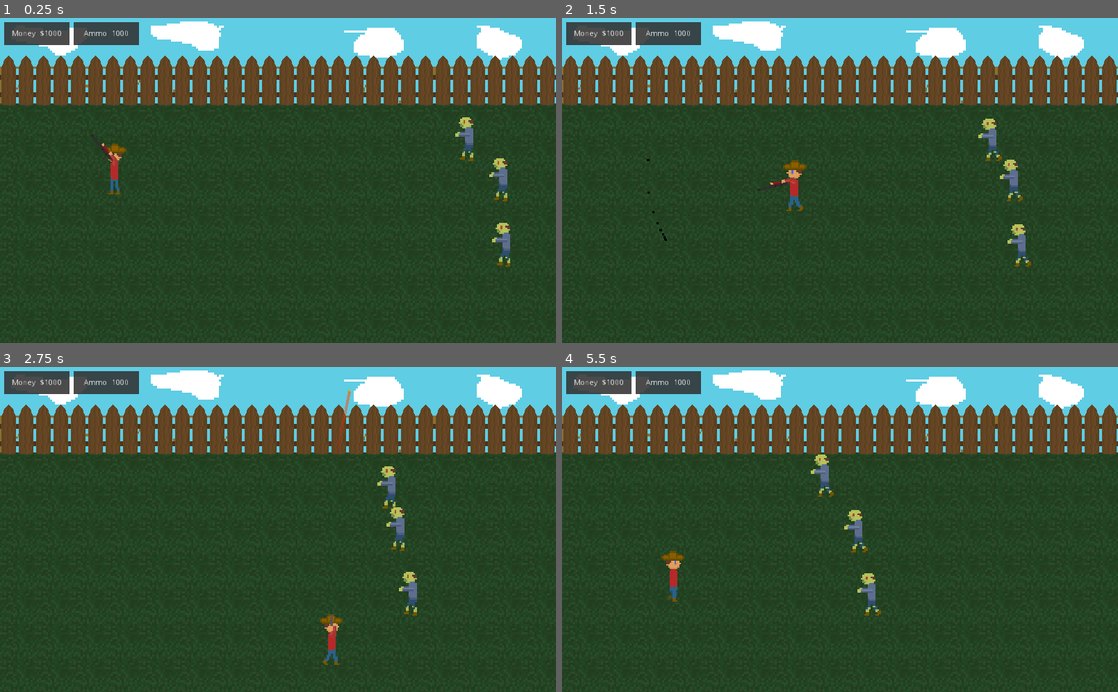
Above: before the commit, frames 1-4 (two rows, left to right).
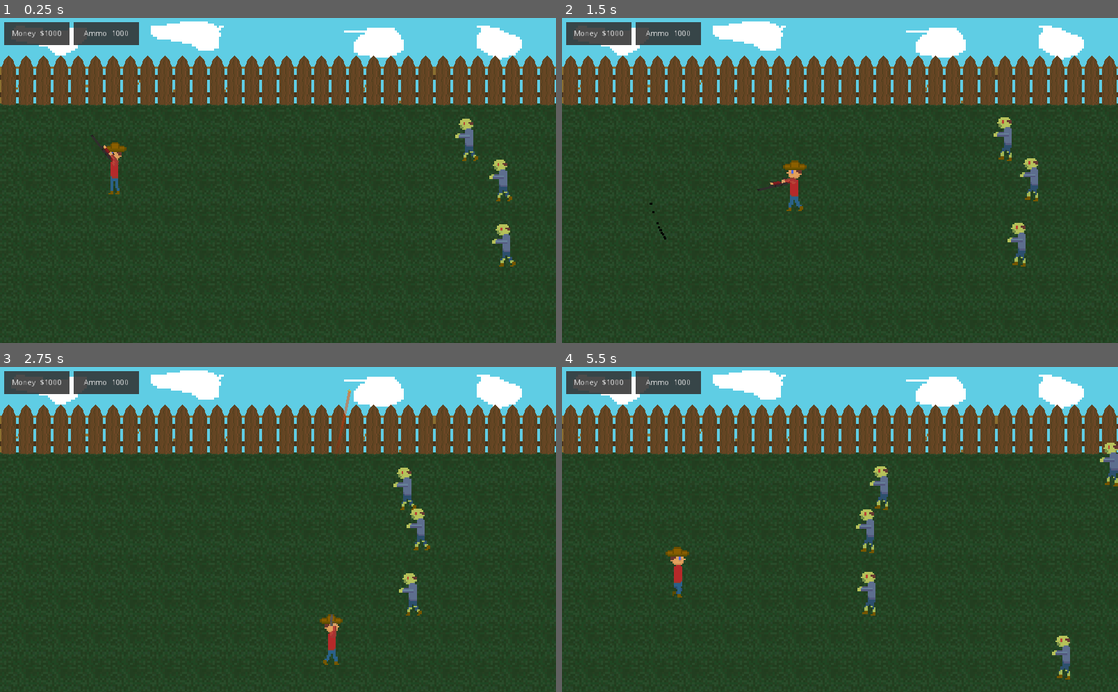
Above: after the commit, the same moments.

Repository: mchonan1996/ldjam-46-ZombieDefender
Game: Godot game, scene res://levels/TemplateLevel.tscn
The game is run twice, just before and just after one commit, with the same random seed, the same clock (stepped at 60 frames per second) and the same inputs.
Inputs (mouse positions are in pixels of both pictures, inside the frame that each line leads up to):
- Up to frame 1 (0.25 s): no input
- Up to frame 2 (1.5 s): move the mouse to (962, 164) at 0.52 s; press the mouse at (962, 164) at 0.53 s; hold D (move_right) 0.53-1.28 s; move the mouse to (728, 196) at 1.27 s; release the mouse at (728, 196) at 1.28 s; hold S (move_down) from 1.28 s (still down); click (728, 196) at 1.35 s
- Up to frame 3 (2.75 s): move the mouse to (333, 458) at 2.02 s; release S (move_down) at 2.03 s; press the mouse at (333, 458) at 2.03 s; hold D (move_right) from 2.03 s (still down); tap 1 (switch_weap1) at 2.1 s
- Up to frame 4 (5.5 s): move the mouse to (812, 594) at 2.77 s; release D (move_right) at 2.78 s; release the mouse at (812, 594) at 2.78 s; hold W (move_up) 2.78-3.53 s; tap 2 (switch_weap2) at 2.85 s; click (812, 594) at 3.05 s; move the mouse to (1006, 578) at 3.52 s; press the mouse at (1006, 578) at 3.53 s; hold A (move_left) 3.53-5.03 s; tap 3 (switch_weap3) at 3.6 s; move the mouse to (673, 480) at 4.27 s; release the mouse at (673, 480) at 4.28 s; click (673, 480) at 4.35 s; move the mouse to (867, 529) at 5.02 s; press the mouse at (867, 529) at 5.03 s; hold S (move_down) from 5.03 s (still down)

The runs differ from the first frame. In frame 1, 0.5% of the frame differs, in the area x 18-93%, y 30-77%; in frame 2, 1.1%; in frame 3, 1.1%; in frame 4, 1.9%, in the area x 17-100%, y 23-97%.

Commit message:
Progress! Sounds!

Diff:
--- a/levels/TemplateLevel.tscn
+++ b/levels/TemplateLevel.tscn
@@ -10,6 +10,7 @@
 [ext_resource path="res://sprites/FenceBottom.png" type="Texture" id=8]
 [ext_resource path="res://scripts/Camera.gd" type="Script" id=9]
 [ext_resource path="res://levels/TemplateLevel.gd" type="Script" id=10]
+[ext_resource path="res://prefabs/ZombieSpawn.tscn" type="PackedScene" id=11]
 
 [sub_resource type="TileSet" id=1]
 0/name = "grass"
@@ -113,3 +114,12 @@
 script = ExtResource( 9 )
 
 [node name="GameController" type="Node" parent="."]
+
+[node name="ZombieSpawn" parent="." instance=ExtResource( 11 )]
+margin_left = 1120.0
+margin_top = 181.0
+margin_right = 1170.0
+margin_bottom = 586.0
+level = 0
+spawn_timer = 1.0
+spawn_chance = 50.0
--- a/prefabs/Pellet.tscn
+++ b/prefabs/Pellet.tscn
@@ -8,7 +8,7 @@
 
 [node name="Pellet" type="Area2D"]
 script = ExtResource( 1 )
-damage_amount = 5
+damage_amount = 10
 
 [node name="VisibilityNotifier2D" type="VisibilityNotifier2D" parent="."]
 position = Vector2( -2.00193, -1.98665 )
--- a/prefabs/Pistol.tscn
+++ b/prefabs/Pistol.tscn
@@ -3,7 +3,7 @@
 [ext_resource path="res://sprites/prot/weap_pistol.png" type="Texture" id=1]
 [ext_resource path="res://sprites/prot/player-arms.png" type="Texture" id=2]
 [ext_resource path="res://scripts/Pistol.gd" type="Script" id=3]
-[ext_resource path="res://sounds/temp_pistol.ogg" type="AudioStream" id=4]
+[ext_resource path="res://sounds/pistol_shot.ogg" type="AudioStream" id=4]
 
 [sub_resource type="Animation" id=1]
 resource_name = "shoot"
--- a/prefabs/Player.tscn
+++ b/prefabs/Player.tscn
@@ -7,40 +7,40 @@
 [ext_resource path="res://prefabs/Shotgun.tscn" type="PackedScene" id=5]
 
 [sub_resource type="AtlasTexture" id=1]
-atlas = ExtResource( 2 )
+atlas = ExtResource( 1 )
 region = Rect2( 0, 0, 16, 32 )
 
 [sub_resource type="AtlasTexture" id=2]
-atlas = ExtResource( 2 )
+atlas = ExtResource( 1 )
 region = Rect2( 16, 0, 16, 32 )
 
 [sub_resource type="AtlasTexture" id=3]
 atlas = ExtResource( 1 )
-region = Rect2( 0, 0, 16, 32 )
+region = Rect2( 32, 0, 16, 32 )
 
 [sub_resource type="AtlasTexture" id=4]
 atlas = ExtResource( 1 )
-region = Rect2( 16, 0, 16, 32 )
+region = Rect2( 48, 0, 16, 32 )
 
 [sub_resource type="AtlasTexture" id=5]
-atlas = ExtResource( 1 )
-region = Rect2( 32, 0, 16, 32 )
+atlas = ExtResource( 2 )
+region = Rect2( 0, 0, 16, 32 )
 
 [sub_resource type="AtlasTexture" id=6]
-atlas = ExtResource( 1 )
-region = Rect2( 48, 0, 16, 32 )
+atlas = ExtResource( 2 )
+region = Rect2( 16, 0, 16, 32 )
 
 [sub_resource type="SpriteFrames" id=7]
 animations = [ {
-"frames": [ SubResource( 1 ), SubResource( 2 ) ],
+"frames": [ SubResource( 1 ), SubResource( 2 ), SubResource( 3 ), SubResource( 4 ) ],
+"loop": true,
+"name": "walk",
+"speed": 12.0
+}, {
+"frames": [ SubResource( 5 ), SubResource( 6 ) ],
 "loop": true,
 "name": "idle",
 "speed": 1.5
-}, {
-"frames": [ SubResource( 3 ), SubResource( 4 ), SubResource( 5 ), SubResource( 6 ) ],
-"loop": true,
-"name": "walk",
-"speed": 12.0
 } ]
 
 [sub_resource type="CapsuleShape2D" id=8]
@@ -55,7 +55,6 @@
 scale = Vector2( 3, 3 )
 frames = SubResource( 7 )
 animation = "idle"
-frame = 1
 playing = true
 
 [node name="CollisionShape2D" type="CollisionShape2D" parent="."]
--- a/prefabs/Shotgun.tscn
+++ b/prefabs/Shotgun.tscn
@@ -1,14 +1,10 @@
-[gd_scene load_steps=14 format=2]
+[gd_scene load_steps=13 format=2]
 
 [ext_resource path="res://sprites/prot/weap_shotgun.png" type="Texture" id=1]
 [ext_resource path="res://sprites/prot/player-arms.png" type="Texture" id=2]
 [ext_resource path="res://scripts/Shotgun.gd" type="Script" id=3]
-[ext_resource path="res://sounds/temp_pistol.ogg" type="AudioStream" id=4]
-[ext_resource path="res://sounds/temp_shotgun_reload.ogg" type="AudioStream" id=5]
-
-[sub_resource type="AtlasTexture" id=1]
-atlas = ExtResource( 1 )
-region = Rect2( 0, 0, 32, 16 )
+[ext_resource path="res://sounds/shotgun_shot.ogg" type="AudioStream" id=4]
+[ext_resource path="res://sounds/shotgun_reload.ogg" type="AudioStream" id=5]
 
 [sub_resource type="AtlasTexture" id=2]
 atlas = ExtResource( 1 )
@@ -32,10 +28,10 @@
 
 [sub_resource type="SpriteFrames" id=7]
 animations = [ {
-"frames": [ SubResource( 1 ), SubResource( 2 ), SubResource( 3 ), SubResource( 4 ), SubResource( 5 ), SubResource( 6 ) ],
+"frames": [ SubResource( 2 ), SubResource( 3 ), SubResource( 4 ), SubResource( 5 ), SubResource( 6 ) ],
 "loop": false,
 "name": "default",
-"speed": 18.0
+"speed": 25.0
 } ]
 
 [sub_resource type="Animation" id=8]
@@ -78,11 +74,9 @@
 
 [node name="GunshotSound" type="AudioStreamPlayer" parent="."]
 stream = ExtResource( 4 )
-pitch_scale = 0.68
 
 [node name="ReloadSound" type="AudioStreamPlayer" parent="."]
 stream = ExtResource( 5 )
-volume_db = 8.0
-pitch_scale = 1.3
+volume_db = 1.0
 [connection signal="animation_finished" from="ArmParent/AnimationPlayer" to="." method="_on_AnimationPlayer_animation_finished"]
 [connection signal="timeout" from="Timer" to="." method="_on_Timer_timeout"]
--- a/prefabs/ZombieBase.tscn
+++ b/prefabs/ZombieBase.tscn
@@ -5,52 +5,52 @@
 [ext_resource path="res://sprites/prot/zombie_basic_die.png" type="Texture" id=3]
 
 [sub_resource type="AtlasTexture" id=1]
+atlas = ExtResource( 2 )
+region = Rect2( 0, 0, 16, 32 )
+
+[sub_resource type="AtlasTexture" id=2]
+atlas = ExtResource( 2 )
+region = Rect2( 16, 0, 16, 32 )
+
+[sub_resource type="AtlasTexture" id=3]
+atlas = ExtResource( 2 )
+region = Rect2( 32, 0, 16, 32 )
+
+[sub_resource type="AtlasTexture" id=4]
+atlas = ExtResource( 2 )
+region = Rect2( 48, 0, 16, 32 )
+
+[sub_resource type="AtlasTexture" id=5]
 atlas = ExtResource( 3 )
 region = Rect2( 0, 0, 32, 32 )
 
-[sub_resource type="AtlasTexture" id=2]
+[sub_resource type="AtlasTexture" id=6]
 atlas = ExtResource( 3 )
 region = Rect2( 32, 0, 32, 32 )
 
-[sub_resource type="AtlasTexture" id=3]
+[sub_resource type="AtlasTexture" id=7]
 atlas = ExtResource( 3 )
 region = Rect2( 64, 0, 32, 32 )
 
-[sub_resource type="AtlasTexture" id=4]
+[sub_resource type="AtlasTexture" id=8]
 atlas = ExtResource( 3 )
 region = Rect2( 96, 0, 32, 32 )
 
-[sub_resource type="AtlasTexture" id=5]
+[sub_resource type="AtlasTexture" id=9]
 atlas = ExtResource( 3 )
 region = Rect2( 128, 0, 32, 32 )
 
-[sub_resource type="AtlasTexture" id=6]
-atlas = ExtResource( 2 )
-region = Rect2( 0, 0, 16, 32 )
-
-[sub_resource type="AtlasTexture" id=7]
-atlas = ExtResource( 2 )
-region = Rect2( 16, 0, 16, 32 )
-
-[sub_resource type="AtlasTexture" id=8]
-atlas = ExtResource( 2 )
-region = Rect2( 32, 0, 16, 32 )
-
-[sub_resource type="AtlasTexture" id=9]
-atlas = ExtResource( 2 )
-region = Rect2( 48, 0, 16, 32 )
-
 [sub_resource type="SpriteFrames" id=10]
 animations = [ {
-"frames": [ SubResource( 1 ), SubResource( 2 ), SubResource( 3 ), SubResource( 4 ), SubResource( 5 ) ],
+"frames": [ SubResource( 1 ), SubResource( 2 ), SubResource( 3 ), SubResource( 4 ) ],
+"loop": true,
+"name": "walk",
+"speed": 8.0
+}, {
+"frames": [ SubResource( 5 ), SubResource( 6 ), SubResource( 7 ), SubResource( 8 ), SubResource( 9 ) ],
 "loop": false,
 "name": "die",
 "speed": 10.0
-}, {
-"frames": [ SubResource( 6 ), SubResource( 7 ), SubResource( 8 ), SubResource( 9 ) ],
-"loop": true,
-"name": "walk",
-"speed": 8.0
 } ]
 
 [sub_resource type="CapsuleShape2D" id=11]
@@ -65,7 +65,6 @@
 scale = Vector2( 3, 3 )
 frames = SubResource( 10 )
 animation = "walk"
-frame = 2
 playing = true
 
 [node name="CollisionShape2D" type="CollisionShape2D" parent="."]
@@ -74,3 +73,11 @@
 
 [node name="Sound" type="AudioStreamPlayer2D" parent="."]
 volume_db = 2.0
+
+[node name="ImpactSound" type="AudioStreamPlayer2D" parent="."]
+volume_db = 2.0
+
+[node name="KnockbackTimer" type="Timer" parent="."]
+wait_time = 0.3
+one_shot = true
+[connection signal="timeout" from="KnockbackTimer" to="." method="_on_KnockbackTimer_timeout"]
--- /dev/null
+++ b/prefabs/ZombieSpawn.tscn
@@ -0,0 +1,16 @@
+[gd_scene load_steps=2 format=2]
+
+[ext_resource path="res://scripts/ZombieSpawn.gd" type="Script" id=1]
+
+[node name="ZombieSpawn" type="ColorRect"]
+rect_min_size = Vector2( 50, 50 )
+script = ExtResource( 1 )
+__meta__ = {
+"_edit_use_anchors_": false
+}
+level = null
+spawn_timer = null
+spawn_chance = null
+
+[node name="SpawnTimer" type="Timer" parent="."]
+[connection signal="timeout" from="SpawnTimer" to="." method="_on_SpawnTimer_timeout"]
--- a/project.godot
+++ b/project.godot
@@ -44,10 +44,20 @@
 "language": "GDScript",
 "path": "res://scripts/Weapon.gd"
 }, {
+"base": "Node",
+"class": "WeaponType",
+"language": "GDScript",
+"path": "res://scripts/WeaponType.gd"
+}, {
 "base": "KinematicBody2D",
 "class": "Zombie",
 "language": "GDScript",
 "path": "res://scripts/Zombie.gd"
+}, {
+"base": "ColorRect",
+"class": "ZombieSpawn",
+"language": "GDScript",
+"path": "res://scripts/ZombieSpawn.gd"
 } ]
 _global_script_class_icons={
 "Bullet": "",
@@ -57,7 +67,9 @@
 "Player": "",
 "Shotgun": "",
 "Weapon": "",
-"Zombie": ""
+"WeaponType": "",
+"Zombie": "",
+"ZombieSpawn": ""
 }
 
 [application]
--- a/scripts/Bullet.gd
+++ b/scripts/Bullet.gd
@@ -4,10 +4,12 @@
 const BULLET_SPEED = 2000
 
 var velocity := Vector2.ZERO
+var weapon_source: int
 
 export var damage_amount = 0
 
 func _ready() -> void:
+	weapon_source = WeaponType.PISTOL
 	var target_pos := get_global_mouse_position()
 	velocity = -(global_position - target_pos).normalized()
 
@@ -25,5 +27,5 @@
 	if not zombie:
 		return
 
-	zombie.damage(damage_amount)
+	zombie.damage(damage_amount, weapon_source)
 	queue_free()
--- a/scripts/Pellet.gd
+++ b/scripts/Pellet.gd
@@ -1,6 +1,8 @@
 extends Bullet
 class_name Pellet
 
+func _ready() -> void:
+	weapon_source = WeaponType.SHOTGUN
 
 func set_direction(new_direction: Vector2) -> void:
 	velocity = -(global_position - new_direction).normalized()
--- a/scripts/Player.gd
+++ b/scripts/Player.gd
@@ -1,11 +1,5 @@
 extends KinematicBody2D
 class_name Player
-
-enum WeaponType {
-	pistol,
-	shotgun,
-	rockets
-}
 
 const MOVEMENT_SPEED := 300
 const FRICTION := 0.12
@@ -16,9 +10,9 @@
 func _ready() -> void:
 	# Set best weapon for the job
 	if Global.has_shotgun:
-		active_weapon = WeaponType.shotgun
+		active_weapon = WeaponType.SHOTGUN
 	else:
-		active_weapon = WeaponType.pistol
+		active_weapon = WeaponType.PISTOL
 	toggle_weapon_visibility(active_weapon)
 
 
@@ -53,11 +47,11 @@
 	if weap1_pressed or weap2_pressed or weap3_pressed:
 		var old_weapon = active_weapon
 		if weap1_pressed:
-			active_weapon = WeaponType.pistol
+			active_weapon = WeaponType.PISTOL
 		elif weap2_pressed:
-			active_weapon = WeaponType.shotgun
+			active_weapon = WeaponType.SHOTGUN
 		elif weap3_pressed:
-			active_weapon = WeaponType.rockets
+			active_weapon = WeaponType.ROCKETS
 
 		toggle_weapon_visibility(old_weapon) # toggle OUT the current one
 		toggle_weapon_visibility(active_weapon) # toggle IN the new one one
@@ -78,7 +72,7 @@
 
 	weapon.fire()
 	reduce_ammo(weapon)
-	get_tree().call_group("CAMERA", "start_shake")
+	get_tree().call_group("CAMERA", "start_shake", active_weapon)
 
 
 func reduce_ammo(weapon: Weapon) -> void:
@@ -90,9 +84,9 @@
 
 
 func toggle_weapon_visibility(weapon) -> void:
-	if weapon == WeaponType.pistol:
+	if weapon == WeaponType.PISTOL:
 		$MountPoint/Pistol.visible = ! $MountPoint/Pistol.visible
-	elif weapon == WeaponType.shotgun:
+	elif weapon == WeaponType.SHOTGUN:
 		$MountPoint/Shotgun.visible = ! $MountPoint/Shotgun.visible
-	elif weapon == WeaponType.rockets:
+	elif weapon == WeaponType.ROCKETS:
 		pass
--- a/scripts/Shotgun.gd
+++ b/scripts/Shotgun.gd
@@ -46,14 +46,14 @@
 	# create 8 pellets
 	var target_pos := get_global_mouse_position()
 	create_pellet(target_pos)
+	create_pellet(target_pos.rotated(deg2rad(1)))
 	create_pellet(target_pos.rotated(deg2rad(2)))
 	create_pellet(target_pos.rotated(deg2rad(4)))
-	create_pellet(target_pos.rotated(deg2rad(6)))
-	create_pellet(target_pos.rotated(deg2rad(8)))
+	create_pellet(target_pos.rotated(deg2rad(5)))
+	create_pellet(target_pos.rotated(deg2rad(-1)))
 	create_pellet(target_pos.rotated(deg2rad(-2)))
 	create_pellet(target_pos.rotated(deg2rad(-4)))
-	create_pellet(target_pos.rotated(deg2rad(-6)))
-	create_pellet(target_pos.rotated(deg2rad(-8)))
+	create_pellet(target_pos.rotated(deg2rad(-5)))
 
 
 func create_pellet(direction: Vector2):
--- /dev/null
+++ b/scripts/WeaponType.gd
@@ -0,0 +1,7 @@
+extends Node
+
+class_name WeaponType
+
+const PISTOL = 0
+const SHOTGUN = 1
+const ROCKETS = 2
--- a/scripts/Zombie.gd
+++ b/scripts/Zombie.gd
@@ -7,10 +7,20 @@
 
 const PAIN_SOUND_AMOUNT: int = 4 # amount of pain sounds for basic zombies
 const DEATH_SOUND_AMOUNT: int = 3 # amount of death sounds for basic zombies
+const IMPACT_SOUND_AMOUNT: int = 2 # amount of impact hit sounds for basic zombies
+
+const KNOCKBACK_SMALL = 10
+const KNOCKBACK_MEDIUM = 30
+const KNOCKBACK_LARGE = 60
 
 var movement_speed: float
 var health: int
 var is_dead: bool = false
+
+var can_knockback: bool = true
+var next_knockback: int  = 0
+
+var direction
 
 func _ready() -> void:
 	randomize()
@@ -20,16 +30,37 @@
 
 func _physics_process(_delta: float) -> void:
 	if not is_dead:
-		var direction = Vector2.LEFT
+		direction = Vector2.LEFT
+
+		if next_knockback > 0 and can_knockback:
+			direction += Vector2.RIGHT * next_knockback
+			next_knockback = 0
+			can_knockback = false
+			$KnockbackTimer.start()
+
 		move_and_slide(direction * movement_speed, Vector2.UP)
 	else:
 		$AnimatedSprite.play("die")
 
 
-func damage(amount: int) -> void:
+func damage(amount: int, active_weapon: int) -> void:
 	if is_dead:
 		return
 	health -= amount
+
+	if can_knockback:
+		if active_weapon == WeaponType.PISTOL:
+			next_knockback = KNOCKBACK_SMALL
+		elif active_weapon == WeaponType.SHOTGUN:
+			next_knockback = KNOCKBACK_MEDIUM
+		elif active_weapon == WeaponType.ROCKETS:
+			next_knockback = KNOCKBACK_LARGE
+
+	# play impact sound
+	if not $ImpactSound.is_playing():
+		$ImpactSound.stream = load(get_random_impact_sound())
+		$ImpactSound.play()
+
 	if health <= 0:
 		die()
 	else:
@@ -55,3 +86,13 @@
 	randomize()
 	var i = randi() % DEATH_SOUND_AMOUNT + 1
 	return "res://sounds/zombie_basic_die%d.ogg" % i
+
+
+func get_random_impact_sound() -> String:
+	randomize()
+	var i = randi() % IMPACT_SOUND_AMOUNT + 1
+	return "res://sounds/zombie_hit%d.ogg" % i
+
+
+func _on_KnockbackTimer_timeout() -> void:
+	can_knockback = true
--- /dev/null
+++ b/scripts/ZombieSpawn.gd
@@ -0,0 +1,48 @@
+extends ColorRect
+class_name ZombieSpawn
+
+export var level: int
+export var spawn_timer: float = 1
+export var spawn_chance: float = 50 # 1 = 100%
+
+const ZOMBIE_PATH = "res://prefabs/ZombieBase.tscn"
+
+var zombie_container: Node
+
+func _ready() -> void:
+	zombie_container = $"/root".find_node("Zombies", true, false)
+
+	if not level:
+		level = 1
+	start_game()
+
+
+func start_game() -> void:
+	print("Starting game on Level %d" % level)
+	$SpawnTimer.wait_time = spawn_timer
+	$SpawnTimer.start()
+
+
+func _on_SpawnTimer_timeout() -> void:
+	randomize()
+	var roll = randf()
+	var chance = 100 - (roll * 100)
+	print("Roll %f" % roll)
+	print("Chance %f" % chance)
+	if chance <= spawn_chance:
+		spawn_zombie()
+	else:
+		print("NOT SPAWNING")
+
+func spawn_zombie() -> void:
+	randomize()
+	print("Spawning Zombie")
+
+	var spawner_pos = get_position()
+
+	var zombie: Zombie = load(ZOMBIE_PATH).instance()
+	zombie_container.add_child(zombie)
+	zombie.global_position = Vector2(
+		spawner_pos.x,
+		rand_range(spawner_pos.y, spawner_pos.y + get_size().y)
+	)
Not shown: 1 places in levels/TemplateLevel.tscn that only renumber resources
Not shown, added: sounds/pistol_shot.ogg.import
Not shown, added: sounds/shotgun_reload.ogg.import
Not shown, added: sounds/shotgun_shot.ogg.import
Not shown, added: sounds/zombie_hit1.ogg.import
Not shown, added: sounds/zombie_hit2.ogg.import
Not shown, added: sounds/pistol_shot.ogg
Not shown, added: sounds/shotgun_reload.ogg
Not shown, added: sounds/shotgun_shot.ogg
Not shown, added: sounds/zombie_hit1.ogg
Not shown, added: sounds/zombie_hit2.ogg
